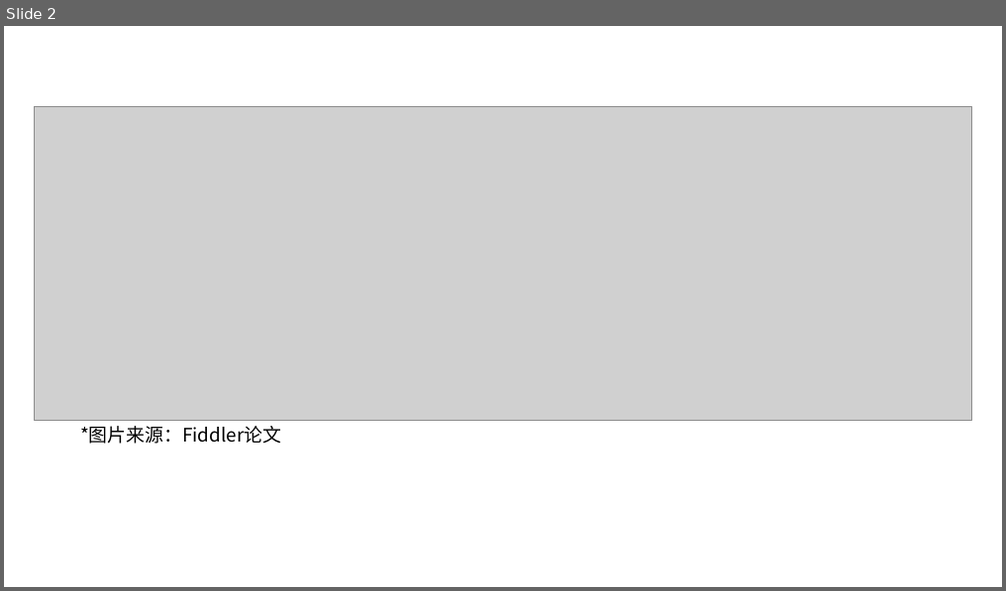
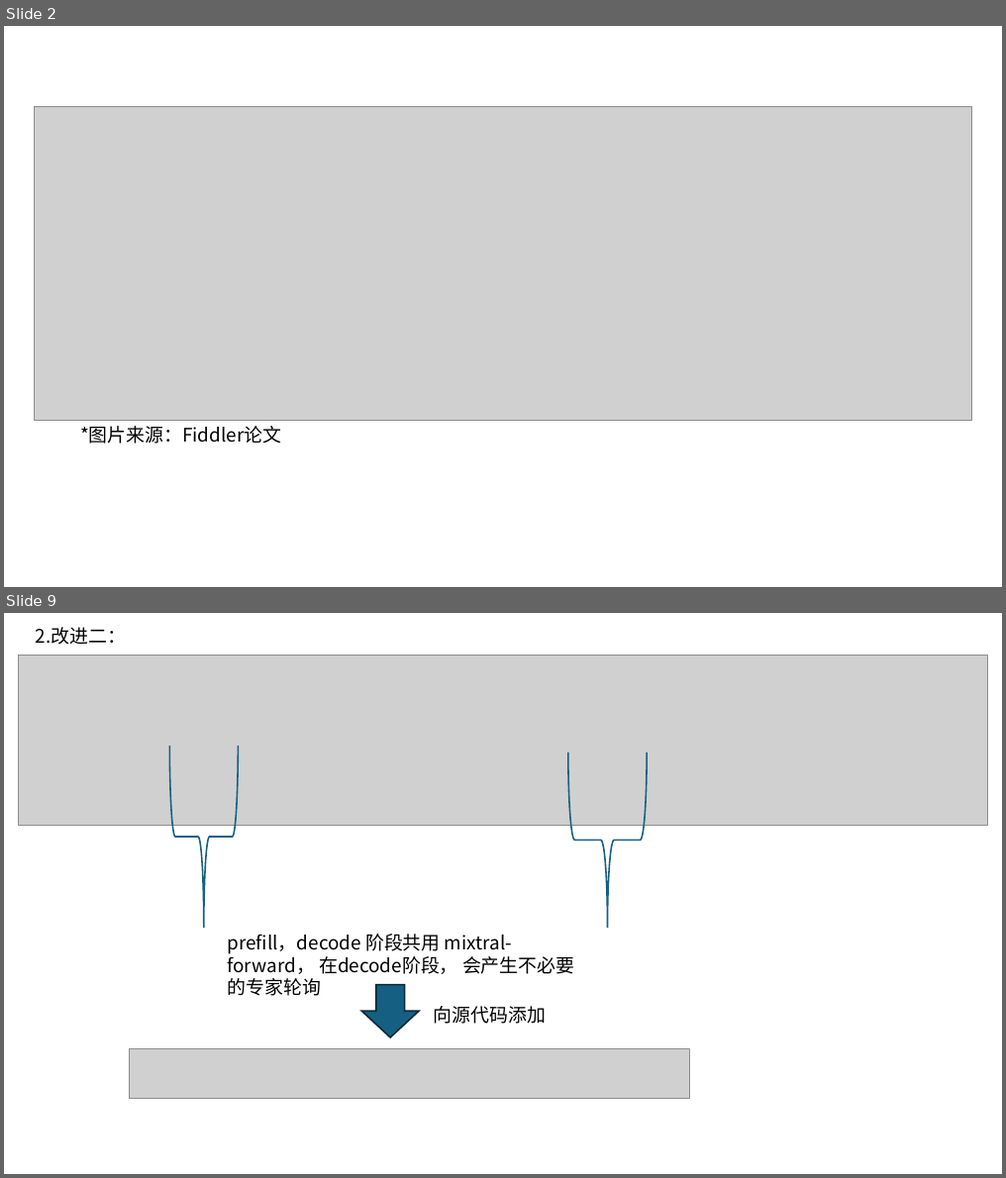
Before and after one commit to yyj6666667/fiddler, a slide deck: CPU.pptx. Shown one above the other, each under a label of ours: slide 2 before the commit, slides 2 and 9 after it; the slides between them are not shown. The pictures are 1006x591 and 1006x1178 pixels, drawn with LibreOffice and Linux fonts; fonts in the diff are those of the drawing; grey boxes stand for pictures. Boxes give left, top, right and bottom in pixels: in the first picture for what was removed or moved away, otherwise in the second. Text is boxed around its words. In the diff, an @@ line names an element or a change of style, - is before the commit and + after.

```diff
--- a/CPU.pptx
+++ b/CPU.pptx
@@ slide 9 added at box(4, 613, 1002, 1174), background #FFFFFF @@
@@ text added at box(36, 627, 126, 645), 18 pt, text #000000 @@
+2.改进二：
@@ picture added at box(18, 655, 988, 825) @@
@@ left brace added at box(169, 746, 238, 928), outline #156082 1.5 pt @@
@@ left brace added at box(568, 753, 647, 928), outline #156082 1.5 pt @@
@@ text added at box(228, 934, 574, 996), 18 pt, text #000000 @@
+prefill，decode 阶段共用 mixtral-forward， 在decode阶段， 会产生不必要的专家轮询
@@ down arrow added at box(361, 985, 419, 1039), fill #156082, outline #092A39 1.5 pt @@
@@ text added at box(434, 1006, 546, 1024), 18 pt, text #000000 @@
+向源代码添加
@@ picture added at box(130, 1050, 690, 1098) @@
```
Also in this commit, not shown: 5 slides changed, 5 other slides added, 1 slide removed, 1 other file.
